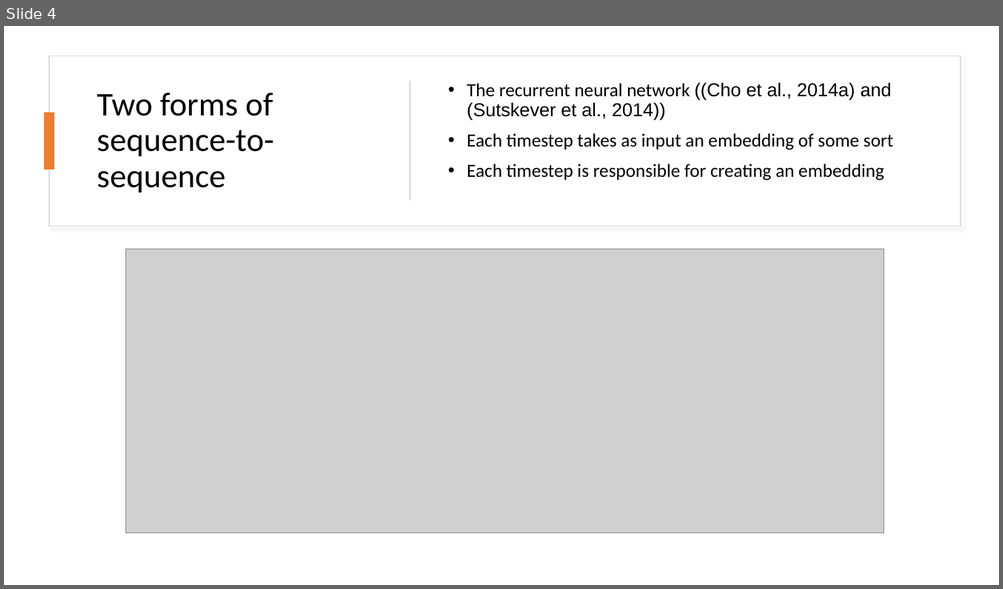
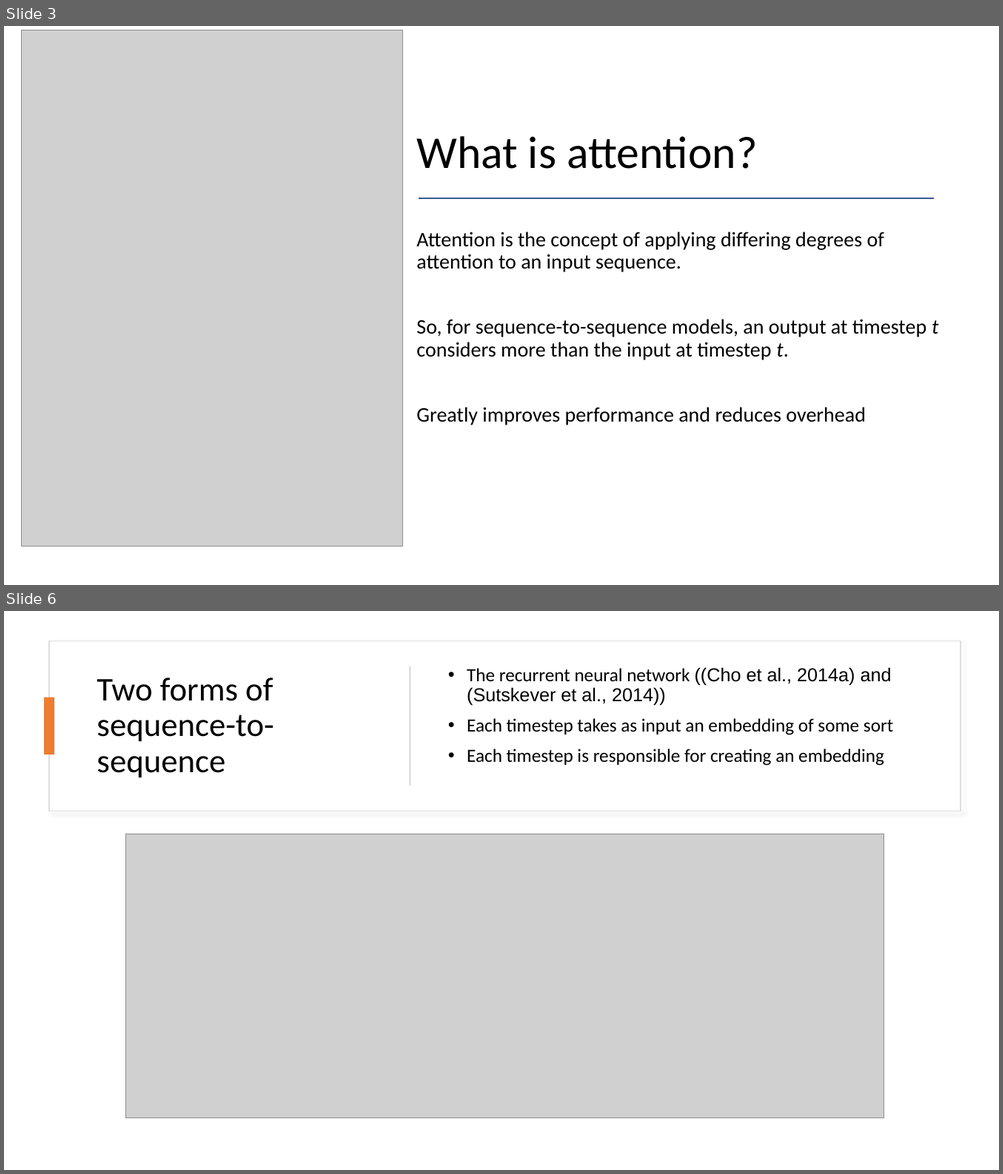
Before and after one commit to kwende/ml-meetup, a slide deck: benr/Attention.pptx. Shown one above the other, each under a label of ours: slide 4 before the commit, slides 3 and 6 after it; the slides between them are not shown. The pictures are 1003x589 and 1003x1174 pixels, drawn with LibreOffice and Linux fonts; fonts in the diff are those of the drawing; grey boxes stand for pictures. Boxes give left, top, right and bottom in pixels: in the first picture for what was removed or moved away, otherwise in the second. Text is boxed around its words. In the diff, an @@ line names an element or a change of style, - is before the commit and + after.

Commit message:
What was presented.

```diff
--- a/benr/Attention.pptx
+++ b/benr/Attention.pptx
@@ slide 3 added at (x1=4, y1=26, x2=999, y2=585), background #FFFFFF @@
@@ picture added at (x1=22, y1=30, x2=403, y2=547) @@
@@ title added at (x1=416, y1=136, x2=757, y2=169), 44 pt, text #000000 @@
+What is attention?
@@ line added from (419, 198) to (933, 198), #3A5C8F 1.5 pt @@
@@ text added at (x1=416, y1=232, x2=938, y2=426), 20 pt, text #000000 @@
+Attention is the concept of applying differing degrees of attention to an input sequence.
+So, for sequence-to-sequence models, an output at timestep t considers more than the input at timestep t.
+Greatly improves performance and reduces overhead
@@ what was slide 4 is now slide 6 @@
```
Also in this commit, not shown: 4 slides changed, 1 other slide added.
